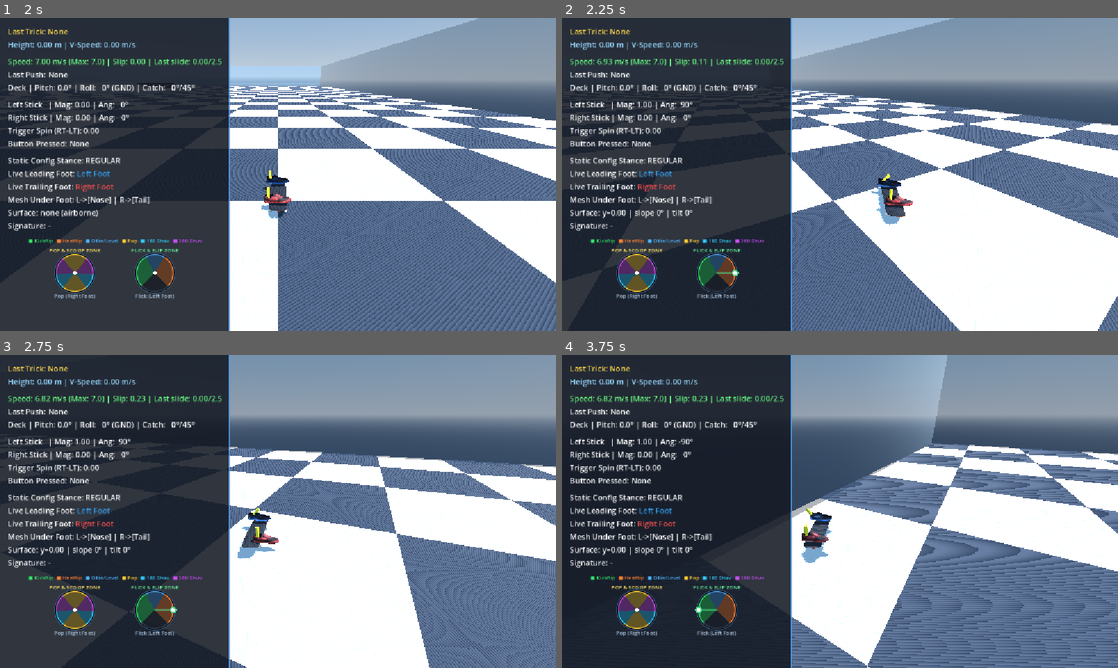
Above: before the commit, frames 1-4 (two rows, left to right).
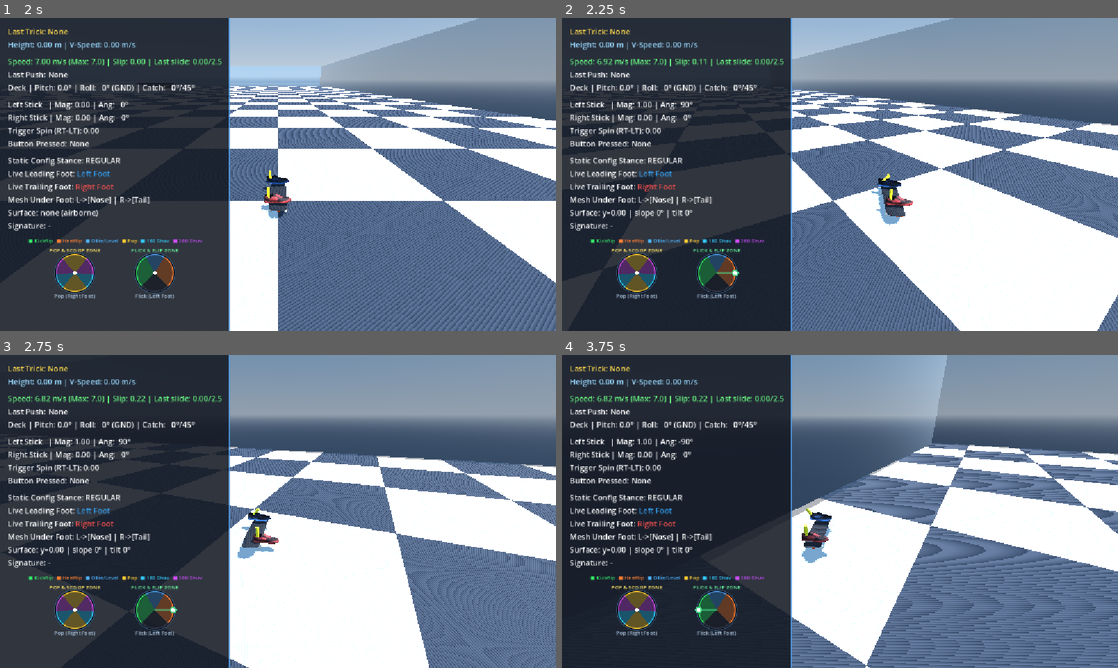
Above: after the commit, the same moments.

Repository: nklunder/skate-sim
Game: Godot game, scene res://tests/carve_and_push.tscn
Same seed, same stepped clock (60 frames per second), same inputs: the game is played once before the commit and once after it. This scene is started directly instead of the project's main scene.
Inputs (mouse positions are in pixels of both pictures, inside the frame that each line leads up to):
- Up to frame 1 (2 s): tap Enter at 0.5 s; move the mouse to (400, 158) at 0.52 s; hold Right (ui_right) 0.53-1.25 s; hold Z 0.53-1.25 s; click (400, 158) at 0.67 s; tap Space at 0.77 s; drag from (166, 190) to (250, 237) at 1.27 s
- Up to frame 2 (2.25 s): move the mouse to (895, 105) at 2.02 s; hold Right (ui_right) from 2.03 s (still down); hold X from 2.03 s (still down)
- Up to frame 3 (2.75 s): keep holding Right (ui_right); keep holding X
- Up to frame 4 (3.75 s): release Right (ui_right) at 2.75 s; release X at 2.75 s; drag from (812, 574) to (673, 464) at 2.77 s; move the mouse to (1006, 558) at 3.52 s; hold Left (ui_left) from 3.53 s (still down); hold H from 3.53 s (still down)

Frame 1 is identical in both runs. In frame 2, 0.2% of the frame differs, in the area x 8-100%, y 13-100%; in frame 3, 0.6%; in frame 4, 3.4%, in the area x 25-100%, y 0-100%.

Commit message:
clamp push against total speed, and clear dead state
max_push_speed is a ceiling on SPEED, but _apply_push_impulse measured
it against the along-axis component only. Pushing out of a crooked
landing could therefore top that component up to a full 7 m/s with a
sideways drift still sitting on top of it, reaching 8.3 m/s total - over
a ceiling the rest of the game treats as absolute. The impulse is still
applied purely along the rolling axis, so grip can still scrub the
lateral component away and straighten the roll.

The keyboard pop path set pop_impulse_triggered without setting
pop_impulse_scale, and touchdown resets current_pop_state but not the
scale - so a spacebar ollie after a 25% ledge drop popped at 25%.

Removed, all confirmed unreferenced:
  - _since_touchdown, written twice and never read
  - SurfaceProbe.set_space(), never called
  - last_pop_type, write-only, and indexed by raw enum ordinal into a
    literal array - it would have silently mislabelled on any reorder
  - active_flip demoted from a field to a local; nothing outside
    _build_trick_signature ever read it

Also renamed accumulated_scoop_deg to _accumulated_scoop_deg (private,
like the frame tracker beside it) and swapped is_instance_valid() for
null checks on the two preloaded PackedScenes - is_instance_valid is for
Objects that may have been freed, which a preload never is.

32/32 across three suites.

Co-Authored-By: Claude Opus 5 <noreply@anthropic.com>

Diff:
--- a/scripts/input/FootInputState.gd
+++ b/scripts/input/FootInputState.gd
@@ -63,18 +63,13 @@
 var pop_impulse_triggered: bool = false
 var pop_impulse_scale: float = 1.0
 var pop_lateral_impulse_ratio: float = 0.0
-var last_pop_type: String = "None" # Display only. Logic reads current_trick.pop.
 var last_pop: TrickSignature.Pop = TrickSignature.Pop.OLLIE
 ## Measurement of the trick in progress. Populated at pop with pop/flip/shuv; SkaterController
 ## fills in body_deg at touchdown, once the body rotation has actually happened.
 var current_trick: TrickSignature = TrickSignature.new()
-## The flip the current pop is classified as. An enum for the same reason `Foot` is: this value is
-## LOGIC, not display - it is mirrored for nollie/fakie below and copied straight onto the signature -
-## and as a String a typo compiled cleanly and silently produced no flip at all.
-var active_flip: TrickSignature.Flip = TrickSignature.Flip.NONE
 var last_scoop_sign: float = -1.0
 var max_swept_angle: float = 0.0
-var accumulated_scoop_deg: float = 0.0
+var _accumulated_scoop_deg: float = 0.0
 var _last_frame_scoop_angle: float = 0.0
 var last_combo_string: String = "None"
 ## Readout of the last landed trick's measured signature, shown on the HUD so table rows can be
@@ -132,6 +127,10 @@
 	# Spacebar fallback for keyboard jumping with Z (Kickflip) / X (Heelflip) / C (Shove-it)
 	if s.pop_edge and current_pop_state != PopState.POPPED:
 		pop_impulse_triggered = true
+		# Explicitly a full-strength pop. Without this the keyboard path inherited whatever scale the
+		# last STICK pop left behind - and since touchdown resets current_pop_state but not the scale,
+		# a spacebar ollie after a 25% ledge drop popped at 25% and looked broken.
+		pop_impulse_scale = 1.0
 		pop_lateral_impulse_ratio = 0.0
 		current_pop_state = PopState.POPPED
 		_set_pop(TrickSignature.Pop.OLLIE)
@@ -151,14 +150,14 @@
 			current_pop_state = PopState.LOADING_OLLIE
 			trick_status_string = "Loading Ollie (Tail)" if back.length() >= 0.70 else "Manual / Ledge Prep"
 			_last_frame_scoop_angle = rad_to_deg(back.angle())
-			accumulated_scoop_deg = 0.0
+			_accumulated_scoop_deg = 0.0
 			max_swept_angle = 0.0
 		# Nollie / Switch Nollie Load (Leading front foot pushed up in upper hemisphere)
 		elif front.length() >= 0.20 and front.y <= -0.20:
 			current_pop_state = PopState.LOADING_NOLLIE
 			trick_status_string = "Loading Nollie (Nose)" if front.length() >= 0.70 else "Manual / Ledge Prep"
 			_last_frame_scoop_angle = rad_to_deg(front.angle())
-			accumulated_scoop_deg = 0.0
+			_accumulated_scoop_deg = 0.0
 			max_swept_angle = 0.0
 
 	# Measure total angular sweep (arc span) and true rotational direction via frame delta accumulation to prevent circle-wrap bugs
@@ -168,12 +167,12 @@
 			var curr_deg: float = rad_to_deg(active_scoop.angle())
 			var frame_delta: float = rad_to_deg(angle_difference(deg_to_rad(_last_frame_scoop_angle), deg_to_rad(curr_deg)))
 			_last_frame_scoop_angle = curr_deg
-			accumulated_scoop_deg += frame_delta
-			var swept: float = absf(accumulated_scoop_deg)
+			_accumulated_scoop_deg += frame_delta
+			var swept: float = absf(_accumulated_scoop_deg)
 			if swept > max_swept_angle:
 				max_swept_angle = swept
 				if swept >= 15.0:
-					last_scoop_sign = -1.0 if accumulated_scoop_deg > 0.0 else 1.0
+					last_scoop_sign = -1.0 if _accumulated_scoop_deg > 0.0 else 1.0
 
 	# Execute Flick Pop from loaded states
 	if current_pop_state == PopState.LOADING_OLLIE and front.length() >= 0.35 and front.y <= 0.20:
@@ -233,15 +232,15 @@
 
 func _set_pop(p: TrickSignature.Pop) -> void:
 	last_pop = p
-	last_pop_type = ["Ollie", "Nollie", "Switch Ollie", "Fakie Ollie"][p]
 
 ## Measures what the player just did into `current_trick`. Body rotation is NOT known yet - it
 ## happens during flight - so SkaterController fills body_deg in at touchdown and resolves the name
 ## there. Nothing here builds a display string; naming lives entirely in TrickNames.gd.
 func _build_trick_signature() -> void:
-	active_flip = TrickSignature.Flip.NONE
-
 	var sig := TrickSignature.new()
+	# Local, not a field: nothing outside this function has ever read it, and a shared mutable
+	# copy of a value that is about to be written onto the signature is just a second source of truth.
+	var active_flip: TrickSignature.Flip = TrickSignature.Flip.NONE
 	sig.pop = last_pop
 
 	var left_is_front: bool = leading_foot == Foot.LEFT
--- a/scripts/physics/SurfaceProbe.gd
+++ b/scripts/physics/SurfaceProbe.gd
@@ -35,9 +35,6 @@
 	_space = space
 	_exclude = exclude
 	_mask = mask
-
-func set_space(space: PhysicsDirectSpaceState3D) -> void:
-	_space = space
 
 ## Raw cast between two world-space points.
 func cast(from: Vector3, to: Vector3) -> Hit:
--- a/scripts/player/ShoeMesh.gd
+++ b/scripts/player/ShoeMesh.gd
@@ -19,7 +19,7 @@
 	_setup_shoe_model()
 
 func _setup_shoe_model() -> void:
-	if not is_instance_valid(shoe_scene):
+	if shoe_scene == null:
 		return
 
 	var instance: Node3D = shoe_scene.instantiate() as Node3D
--- a/scripts/player/SkateDeckMesh.gd
+++ b/scripts/player/SkateDeckMesh.gd
@@ -71,7 +71,7 @@
 	return mat
 
 func _setup_skateboard_model() -> void:
-	if not is_instance_valid(blend_model):
+	if blend_model == null:
 		return
 
 	var model_instance: Node3D = blend_model.instantiate() as Node3D
--- a/scripts/player/SkaterController.gd
+++ b/scripts/player/SkaterController.gd
@@ -224,9 +224,6 @@
 ## full lean the board yaws ~172 deg/s, so a permanent cap here would make every hard turn drift.
 ## Same transient-versus-steady-state split the camera needed two rates for.
 @export var landing_turn_rate_deg: float = 60.0
-## Seconds since the last touchdown. Not currently read, but kept as the natural home for anything
-## else that needs to know how fresh a landing is.
-var _since_touchdown: float = 1000.0
 ## True while the wheels are still pulling travel back onto the board axis after a landing. A state
 ## flag rather than a fixed window deliberately: how long realignment takes depends on the residual
 ## AND the speed, so any fixed duration would expire mid-swing on slow, badly-rotated landings and
@@ -402,11 +399,19 @@
 ## skater is already travelling along it. Stationary, it defaults to the board's forward.
 func _apply_push_impulse() -> void:
 	var axis: Vector3 = _board_axis()
-	var along: float = Vector3(velocity.x, 0.0, velocity.z).dot(axis)
 	var dir: Vector3 = axis if _travel_axis_sign >= 0.0 else -axis
+	# The ceiling is on SPEED, so it is measured against total ground speed rather than against the
+	# along-axis component. Clamping the component instead let a push top that component up to the
+	# full 7 m/s while a sideways drift sat on top of it, so pushing out of a crooked landing reached
+	# 8.3 m/s - over a ceiling the rest of the game treats as absolute.
+	#
+	# The impulse is still applied purely along the rolling axis: that is what lets grip scrub the
+	# lateral component away and straighten a crooked roll, rather than entrenching it.
+	#
 	# maxf guards the downhill case: gravity can legitimately carry the skater past max_push_speed,
 	# and a push must never become a brake.
-	var add: float = maxf(0.0, minf(absf(along) + push_impulse, max_push_speed) - absf(along))
+	var speed: float = current_speed
+	var add: float = maxf(0.0, minf(speed + push_impulse, max_push_speed) - speed)
 	velocity.x += dir.x * add
 	velocity.z += dir.z * add
 
@@ -561,7 +566,6 @@
 	# scrub IS the speed penalty - landing 5 deg off costs cos(5 deg), i.e. almost nothing, while
 	# landing 60 deg off costs most of your speed. Carving pays the same toll, which is why steering
 	# now has weight to it.
-	_since_touchdown += delta
 	var axis: Vector3 = _board_axis()
 	var lateral: Vector3 = flat - axis * flat.dot(axis)
 	# While realigning from a landing, cap the lateral force at whatever turns travel no faster than
@@ -890,7 +894,6 @@
 		global_position.y = _surface_ride_y()
 		vertical_velocity = 0.0
 		is_grounded = true
-		_since_touchdown = 0.0
 		_realigning = true
 		if landing_dip_ref_speed > 0.0:
 			_landing_dip = minf(impact / landing_dip_ref_speed, 1.0) * landing_dip_max
